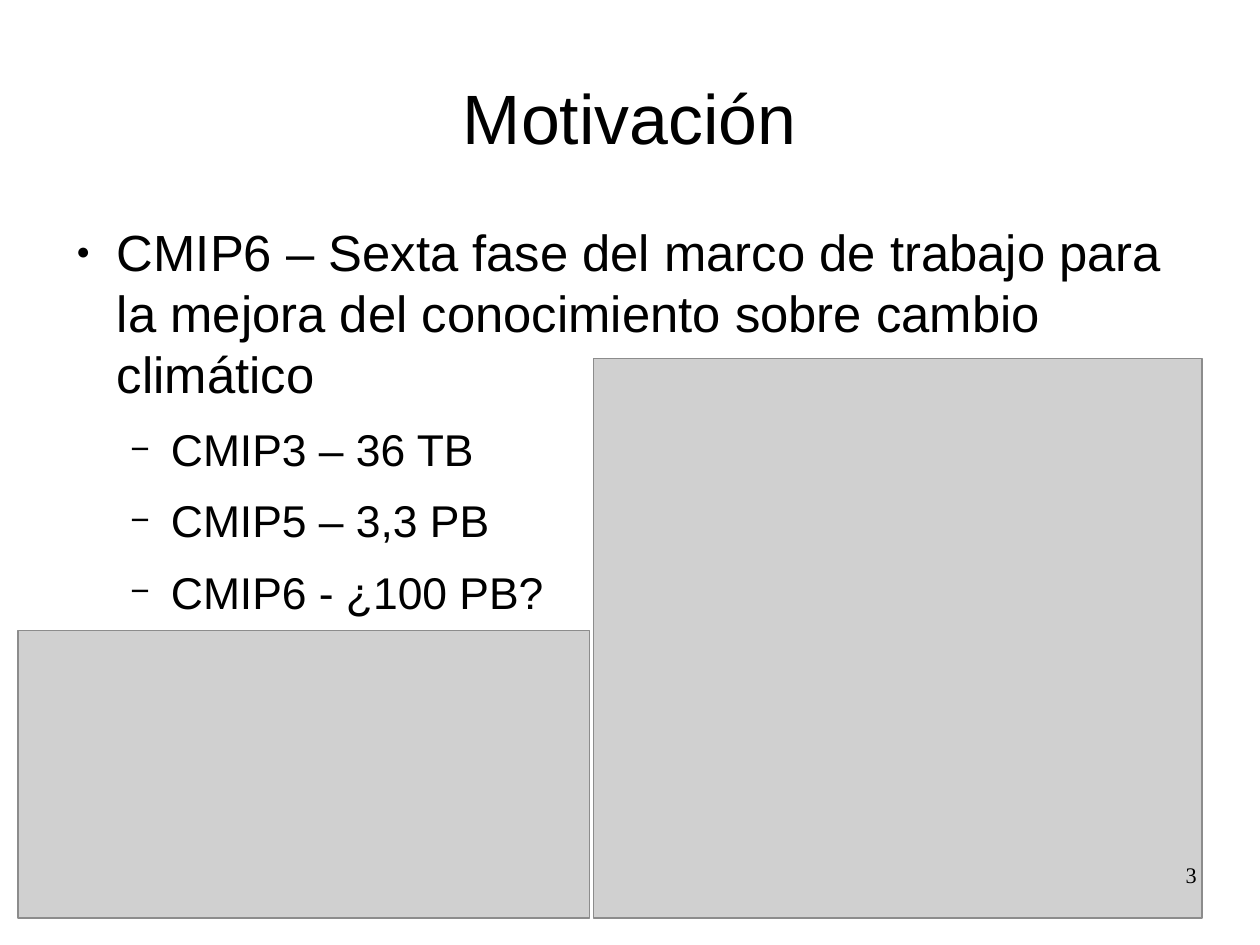
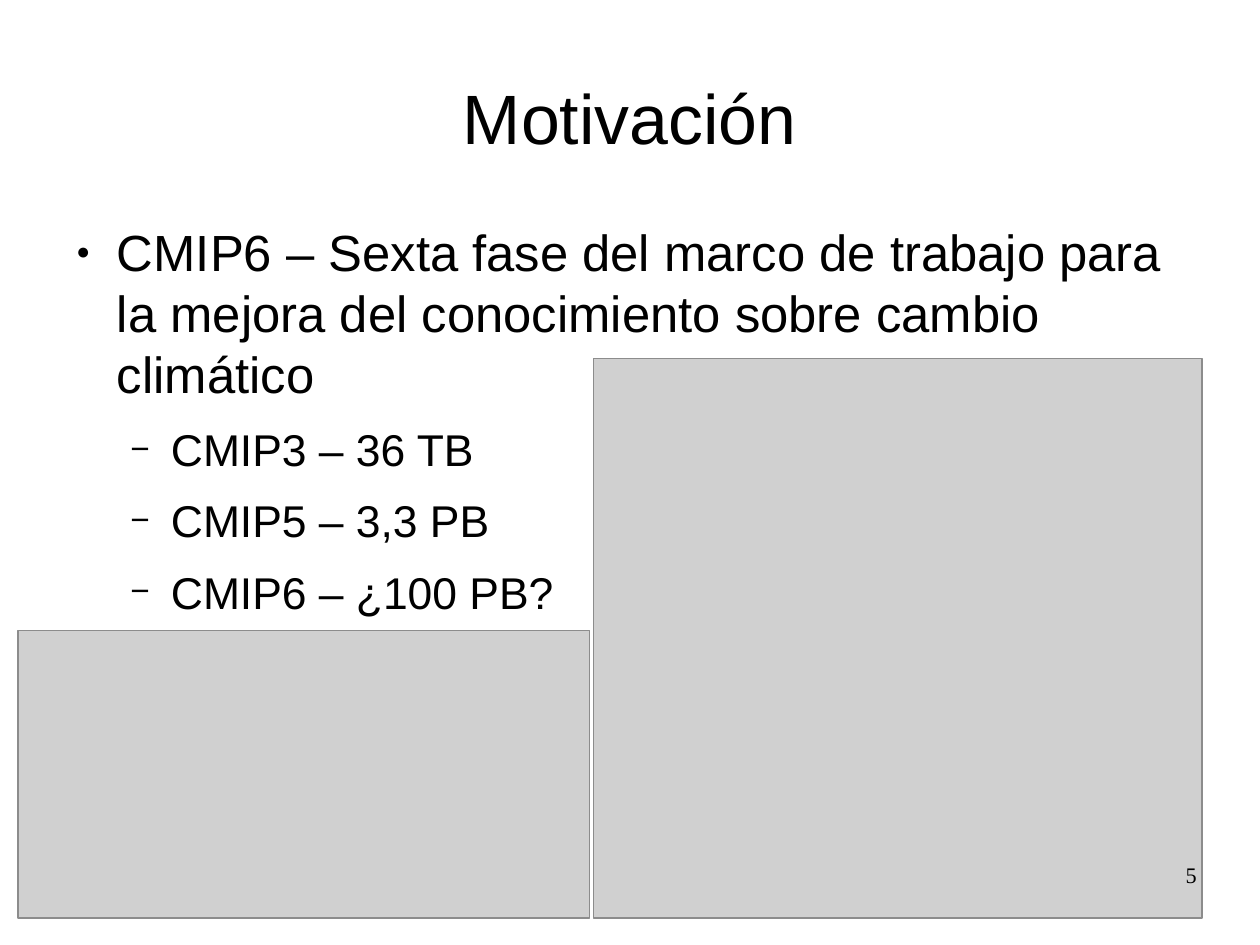
Before and after one commit to zequihg50/tfm, a slide deck: slide 5 of presentacion.odp (slide 3 before the commit). Drawn at 1260x945 pixels with LibreOffice and Linux fonts; fonts in the diff are those of the drawing; grey boxes stand for pictures. Boxes give left, top, right and bottom in pixels: in the first picture for what was removed or moved away, otherwise in the second. Text is boxed around its words. In the diff, an @@ line names an element or a change of style, - is before the commit and + after.

```diff
--- a/presentacion.odp
+++ b/presentacion.odp
@@ text at [171,578,553,617]: text changed @@
-  − CMIP6 - ¿100 PB?
+  − CMIP6 – ¿100 PB?
@@ page number at [1186,868,1197,884]: text changed @@
-3
+5
```
Also in this commit, not shown: 3 other slides changed, 20 slides added, 1 other file.
